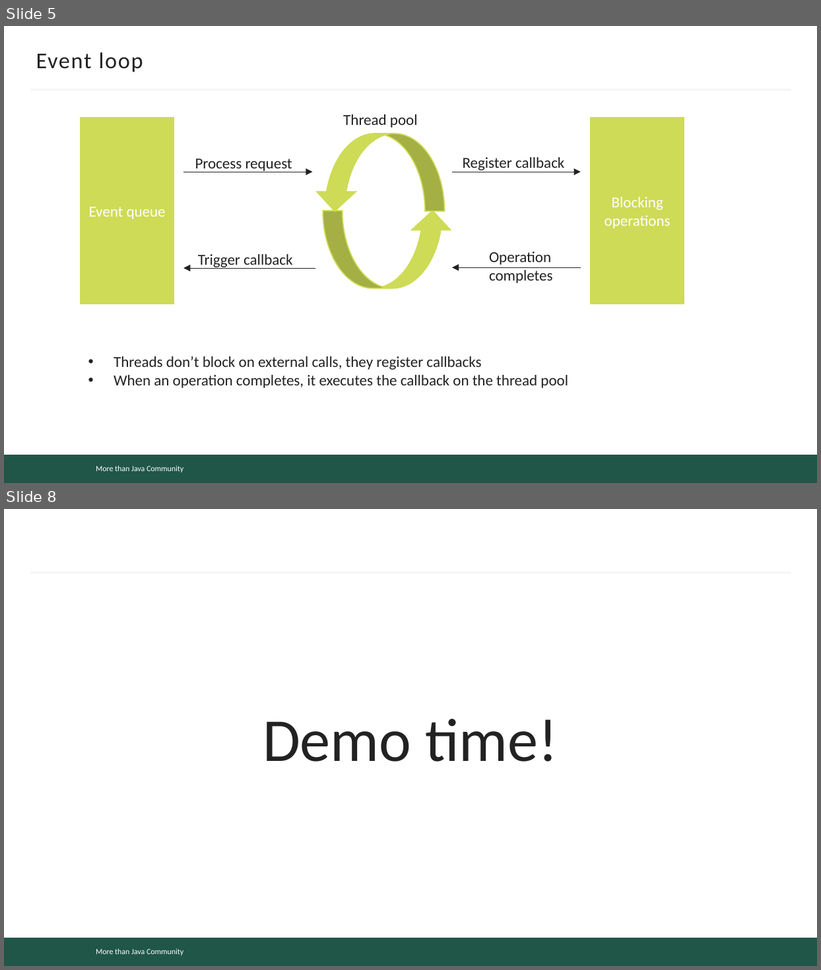
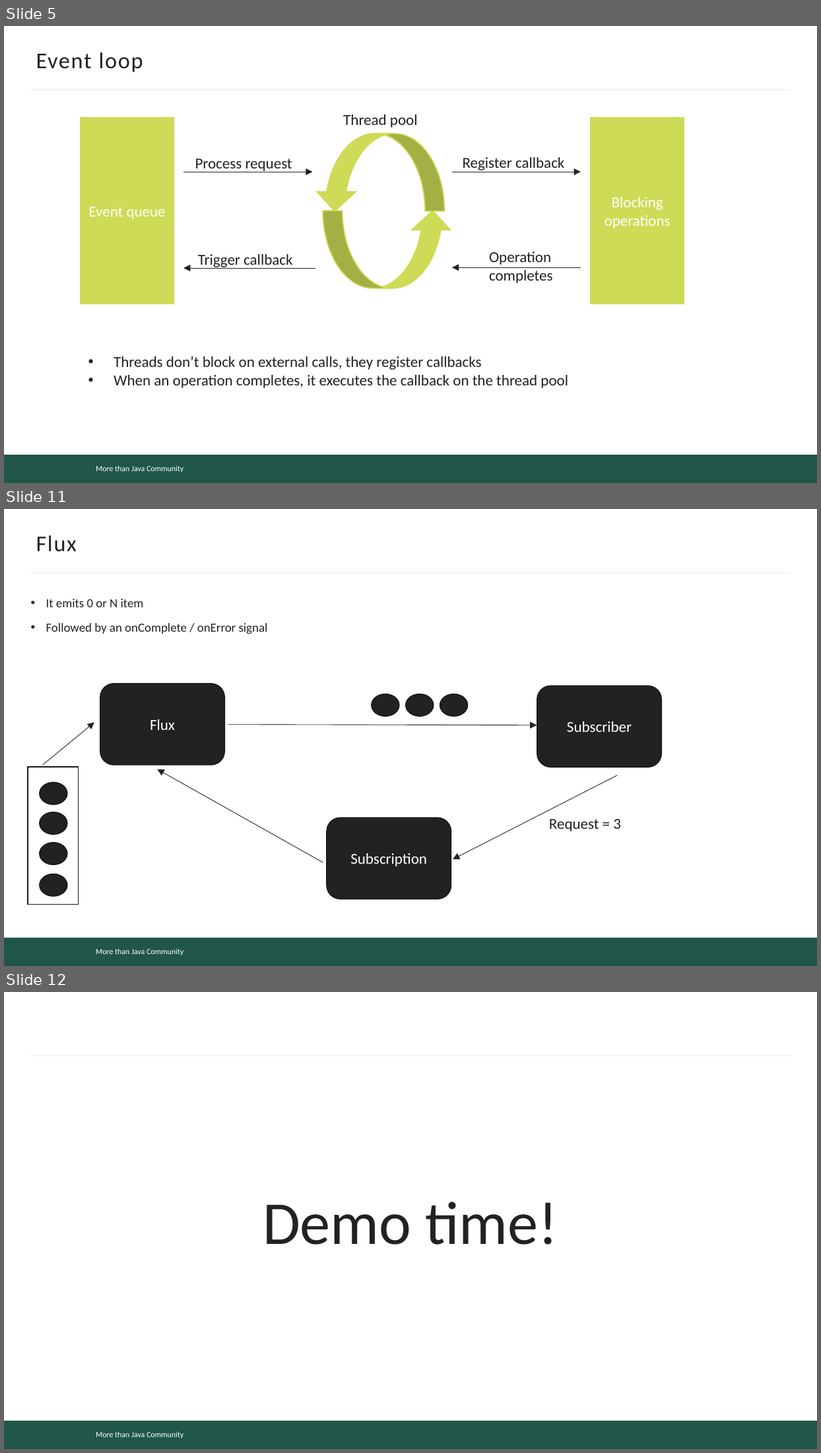
Before and after one commit to mjc-school/mentors-handsbook, a slide deck: light-talks/reactive/reactive.pptx. Shown one above the other, each under a label of ours: slides 5 and 8 before the commit, slides 5, 11 and 12 after it; the slides between them are not shown. The pictures are 821x970 and 821x1453 pixels, drawn with LibreOffice and Linux fonts; fonts in the diff are those of the drawing; background and template pictures are left out. Boxes give left, top, right and bottom in pixels: in the first picture for what was removed or moved away, otherwise in the second. Text is boxed around its words. In the diff, an @@ line names an element or a change of style, - is before the commit and + after.

```diff
--- a/light-talks/reactive/reactive.pptx
+++ b/light-talks/reactive/reactive.pptx
@@ slide 11 added at <box>4,509,817,966</box>, background #FFFFFF; not listed: 3 template elements that a slide beside it also shows @@
@@ title added at <box>36,535,77,552</box>, 20 pt, text #222222 @@
+Flux
@@ text added at <box>46,599,268,634</box>, 11 pt, text #222222 @@
+• It emits 0 or N item
+• Followed by an onComplete / onError signal
@@ rounded rectangle added at <box>100,684,224,765</box>, fill #222222, outline #191919 1 pt, 13.5 pt, text #FFFFFF @@
+Flux
@@ rounded rectangle added at <box>537,687,662,768</box>, fill #222222, outline #191919 1 pt, 13.5 pt, text #FFFFFF @@
+Subscriber
@@ ellipse added at <box>372,694,399,716</box>, fill #222222, outline #191919 1 pt @@
@@ ellipse added at <box>406,694,433,716</box>, fill #222222, outline #191919 1 pt @@
@@ ellipse added at <box>440,694,467,716</box>, fill #222222, outline #191919 1 pt @@
@@ arrow added from (43, 765) to (94, 723), #222222 0.5 pt @@
@@ arrow added from (228, 724) to (537, 725), #222222 0.5 pt @@
@@ rectangle added at <box>28,768,78,905</box>, fill #FFFFFF, outline #191919 1 pt @@
@@ ellipse added at <box>40,783,67,805</box>, fill #222222, outline #191919 1 pt @@
@@ arrow added from (323, 863) to (158, 769), #222222 0.5 pt @@
@@ arrow added from (617, 776) to (453, 859), #222222 0.5 pt @@
@@ ellipse added at <box>40,813,67,834</box>, fill #222222, outline #191919 1 pt @@
@@ rounded rectangle added at <box>327,818,451,899</box>, fill #222222, outline #191919 1 pt, 13.5 pt, text #FFFFFF @@
+Subscription
@@ text added at <box>549,819,621,832</box>, 13.5 pt, text #222222 @@
+Request = 3
@@ ellipse added at <box>40,843,67,865</box>, fill #222222, outline #191919 1 pt @@
@@ ellipse added at <box>40,874,67,896</box>, fill #222222, outline #191919 1 pt @@
@@ what was slide 8 is now slide 12 @@
```
Also in this commit, not shown: 4 slides changed, 3 other slides added, 1 other file.
